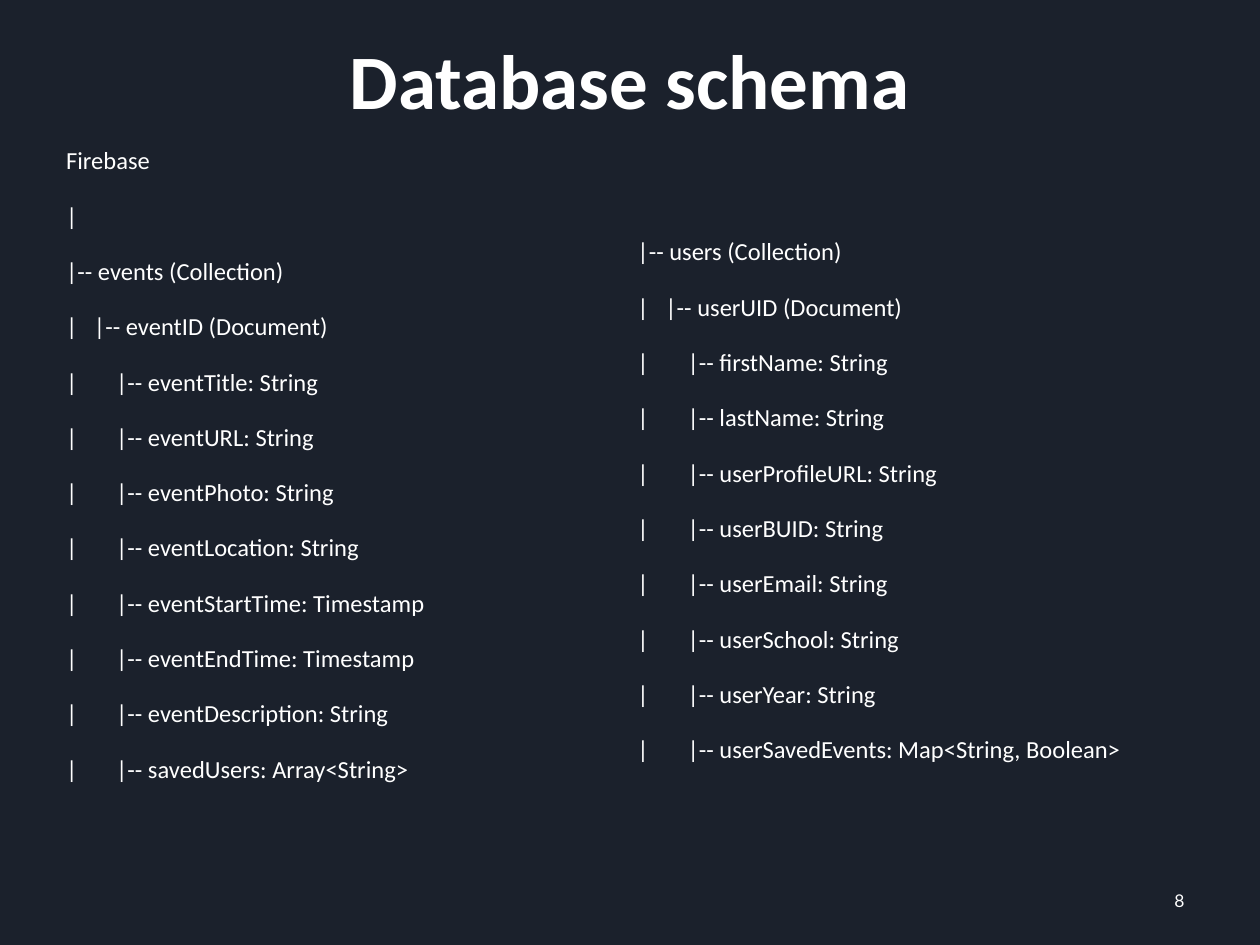
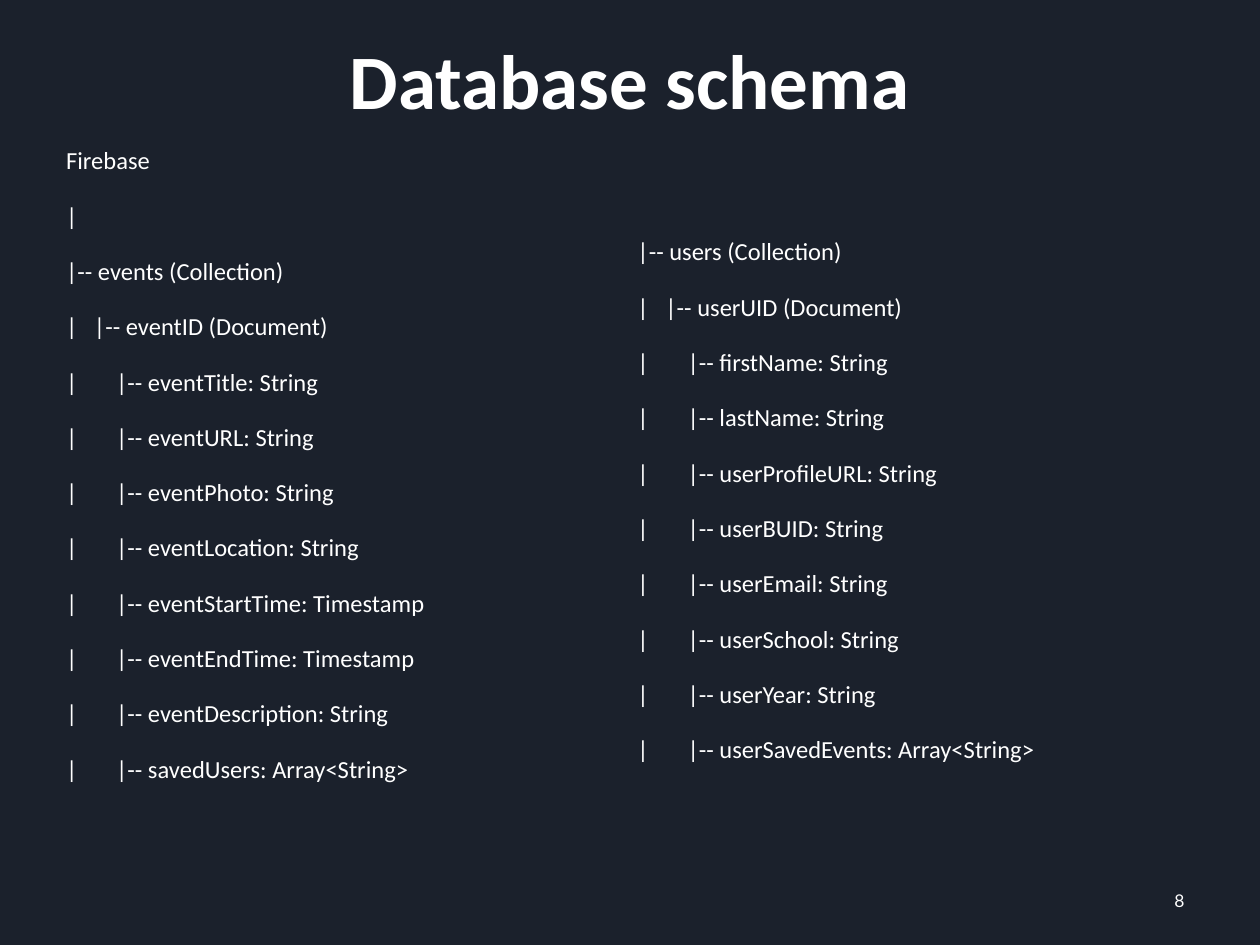
Before and after one commit to YuchenCao1/Jialong-Yuchen-Zihan-Team-BU-Event-Planer, a slide deck: slide 8 of Sprint_1_PRE.pptx. Drawn at 1260x945 pixels with LibreOffice and Linux fonts; fonts in the diff are those of the drawing. Boxes give left, top, right and bottom in pixels: in the first picture for what was removed or moved away, otherwise in the second. Text is boxed around its words. In the diff, an @@ line names an element or a change of style, - is before the commit and + after.

```diff
--- a/Sprint_1_PRE.pptx
+++ b/Sprint_1_PRE.pptx
@@ text at (719, 741, 1034, 763): text changed @@
-| |-- userSavedEvents: Map<String, Boolean>
+| |-- userSavedEvents: Array<String>
```
